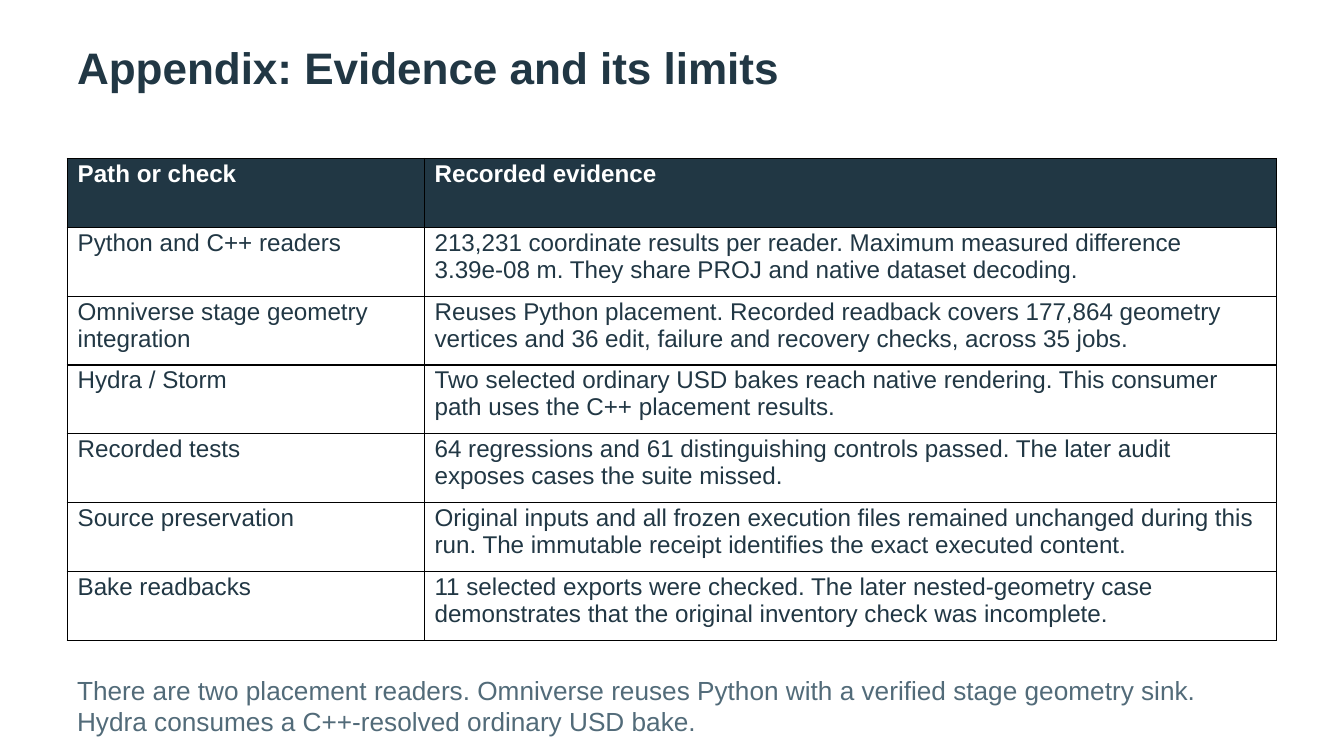
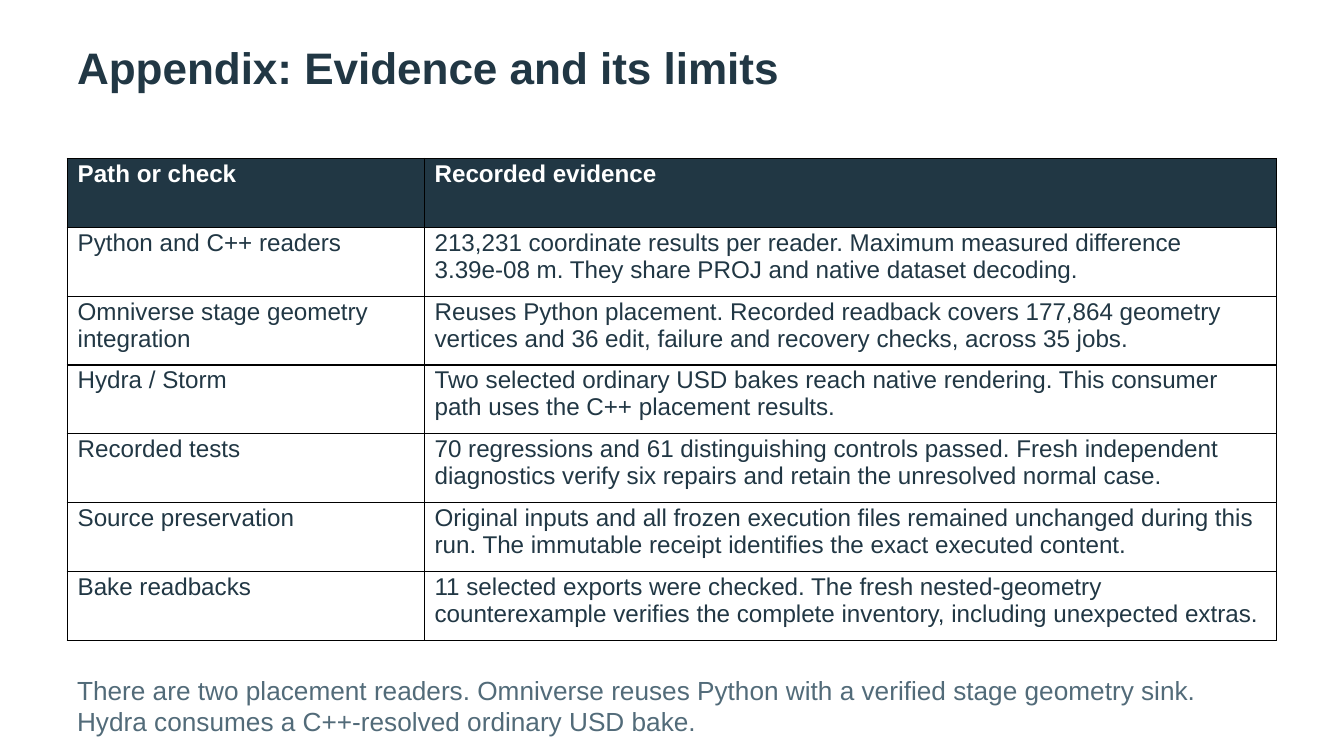
Before and after one commit to asluk/OpenUSD, a slide deck: slide 14 of extras/usd/examples/usdGeospatialBuild/delivery/geospatial-build.pptx. Drawn at 1344x756 pixels with LibreOffice and Linux fonts; fonts in the diff are those of the drawing. Boxes give left, top, right and bottom in pixels: in the first picture for what was removed or moved away, otherwise in the second. Text is boxed around its words. In the diff, an @@ line names an element or a change of style, - is before the commit and + after.

Commit message:
Deliver local split-candidate assessment and verified repair evidence

```diff
--- a/extras/usd/examples/usdGeospatialBuild/delivery/geospatial-build.pptx
+++ b/extras/usd/examples/usdGeospatialBuild/delivery/geospatial-build.pptx
@@ table at <box>68,158,1277,640</box> @@
-row 5, column 2: 64 regressions and 61 distinguishing controls passed. The later audit exposes cases the suite missed.
+row 5, column 2: 70 regressions and 61 distinguishing controls passed. Fresh independent diagnostics verify six repairs and retain the unresolved normal case.
-row 7, column 2: 11 selected exports were checked. The later nested-geometry case demonstrates that the original inventory check was incomplete.
+row 7, column 2: 11 selected exports were checked. The fresh nested-geometry counterexample verifies the complete inventory, including unexpected extras.
```
Also in this commit, not shown: 8 other slides changed, 37 other files.
